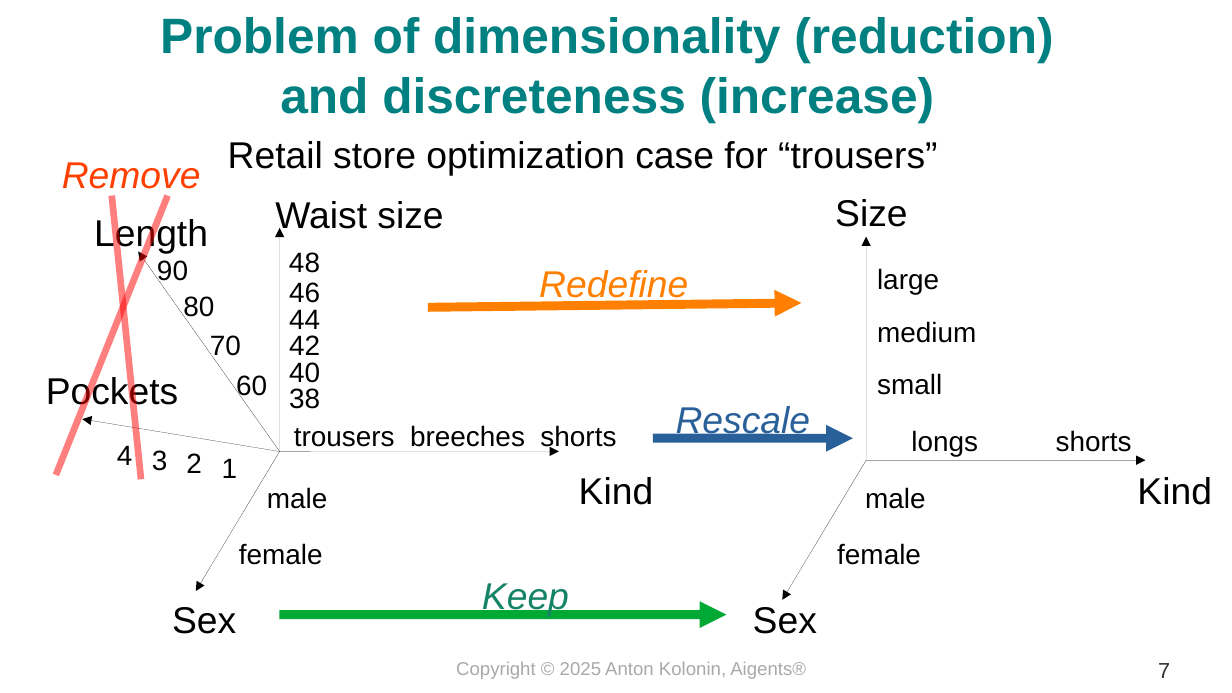
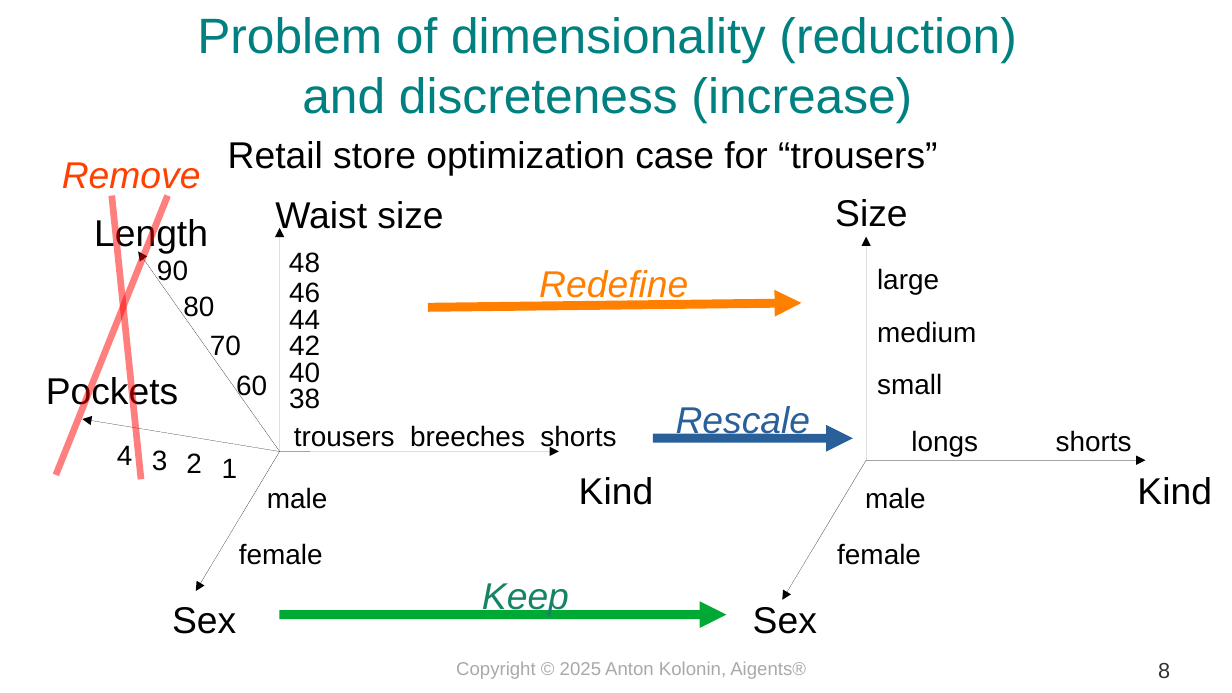
Before and after one commit to aigents/iai, a slide deck: slide 8 of docs/2025/psyche_model_kolonin_en.odp (slide 7 before the commit). Drawn at 1232x693 pixels with LibreOffice and Linux fonts; fonts in the diff are those of the drawing. Boxes give left, top, right and bottom in pixels: in the first picture for what was removed or moved away, otherwise in the second. Text is boxed around its words. In the diff, an @@ line names an element or a change of style, - is before the commit and + after.

```diff
--- a/docs/2025/psyche_model_kolonin_en.odp
+++ b/docs/2025/psyche_model_kolonin_en.odp
@@ text "Problem of dimensionality (reduction)" at (197, 17, 1016, 122): bold off @@
@@ page number at (1158, 663, 1170, 678): text changed @@
-7
+8
```
Also in this commit, not shown: 7 other slides changed, 1 slide added, 1 other file.
